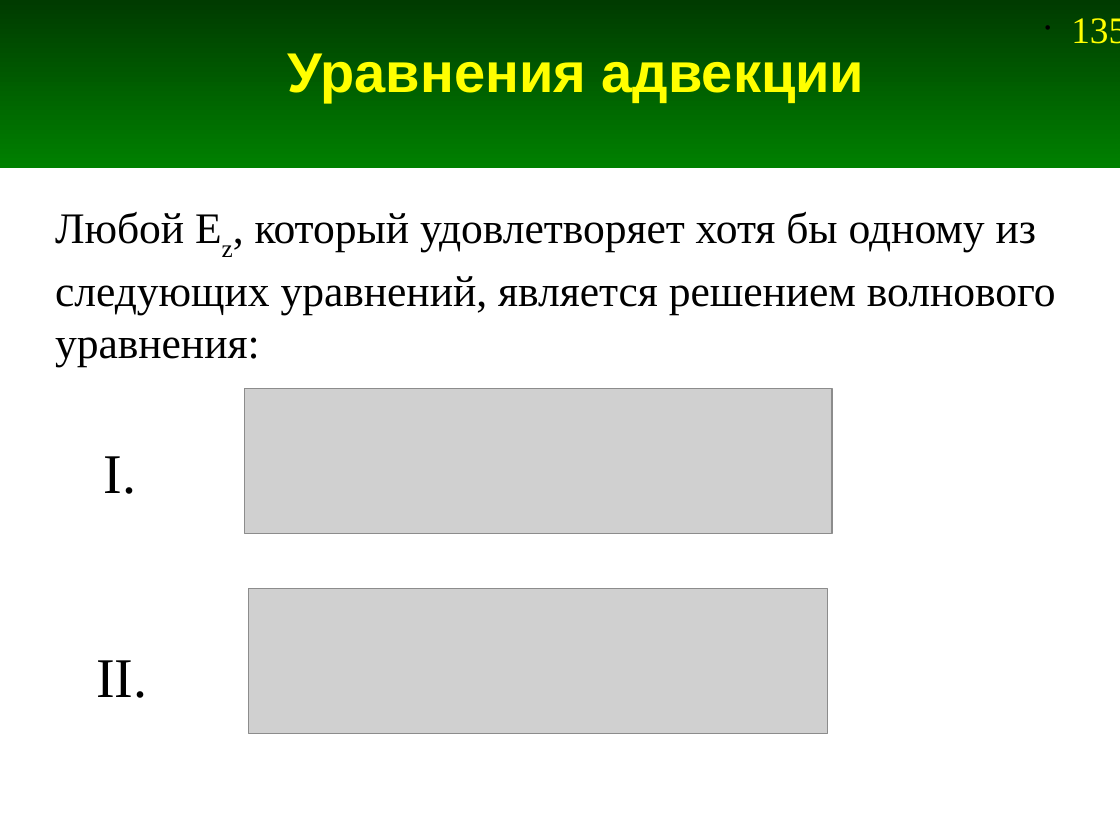
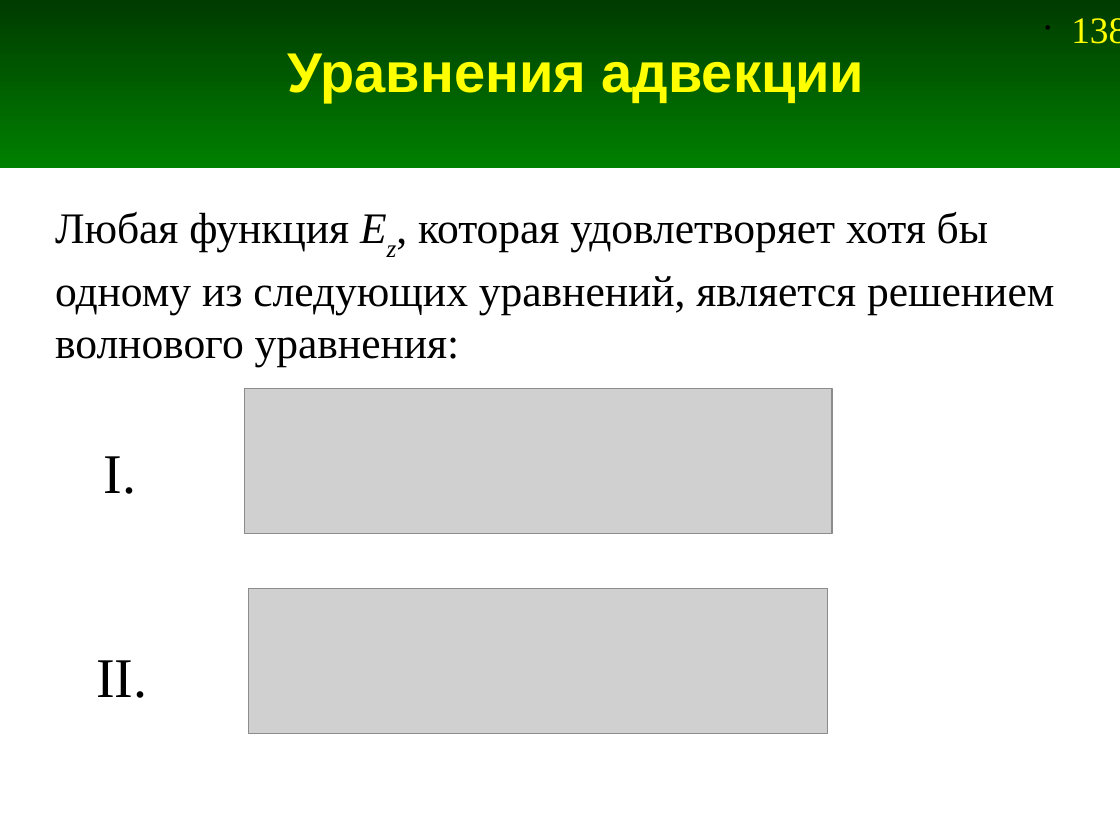
Before and after one commit to andris0147sv/modelling, a slide deck: slide 138 of presentations/2. FDTD.odp (slide 135 before the commit). Drawn at 1120x840 pixels with LibreOffice and Linux fonts; fonts in the diff are those of the drawing; grey boxes stand for pictures. Boxes give left, top, right and bottom in pixels: in the first picture for what was removed or moved away, otherwise in the second. Text is boxed around its words. In the diff, an @@ line names an element or a change of style, - is before the commit and + after.

```diff
--- a/presentations/2. FDTD.odp
+++ b/presentations/2. FDTD.odp
@@ page number at box(1071, 18, 1120, 44): text changed @@
-• 135
+• 138
@@ text at box(55, 212, 1054, 366): text changed @@
-Любой Ez, который удовлетворяет хотя бы одному из следующих уравнений, является решением волнового уравнения:
+Любая функция Ez, которая удовлетворяет хотя бы одному из следующих уравнений, является решением волнового уравнения:
```
Also in this commit, not shown: 7 other slides changed, 3 slides added, 19 other files.
